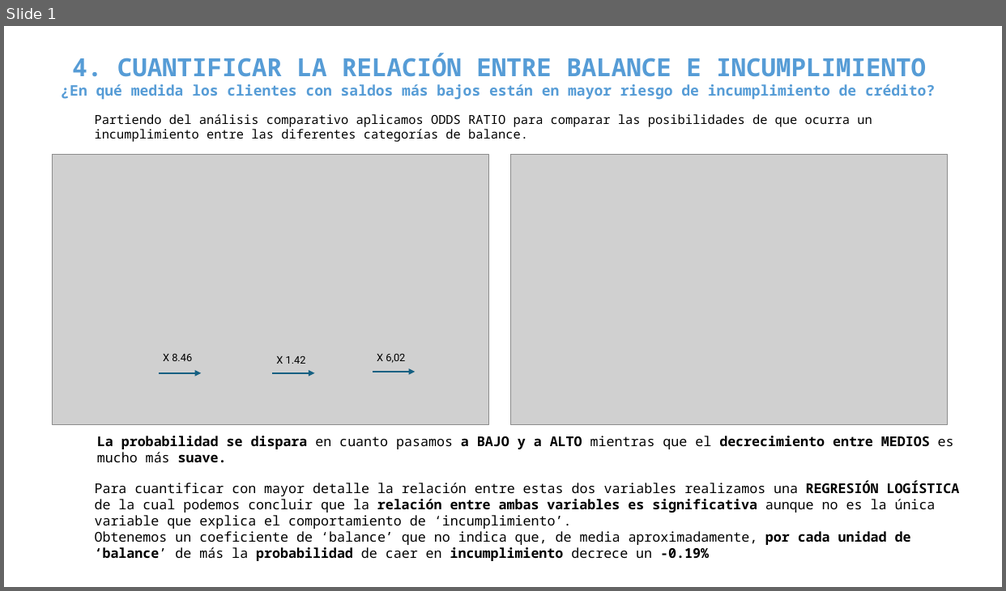
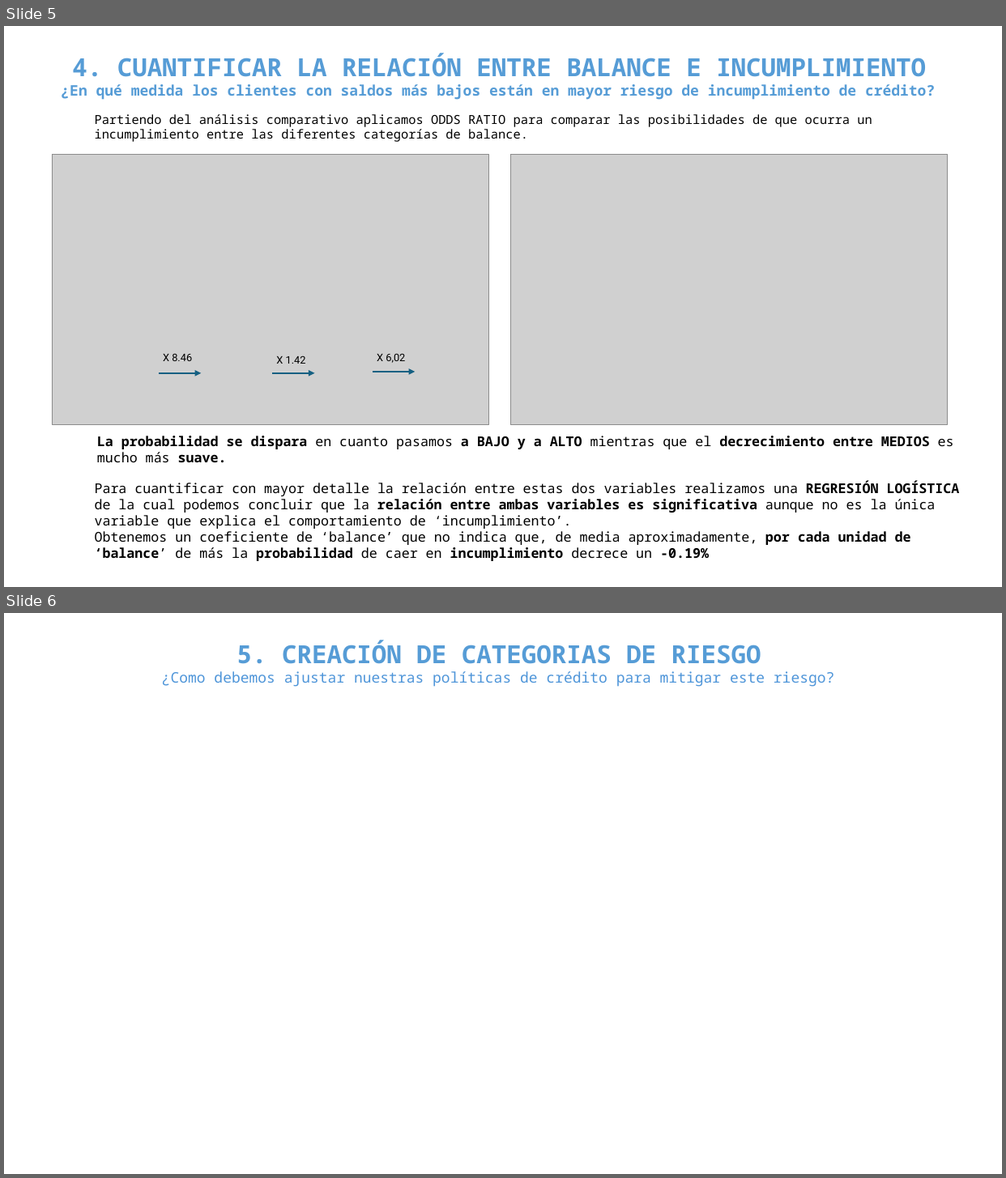
Before and after one commit to MarinaTorba/PersonalDataProrjects, a slide deck: Equip_B/results/ppt sprint1 FINANCES.pptx. Shown one above the other, each under a label of ours: slide 1 before the commit, slides 5 and 6 after it. The pictures are 1006x591 and 1006x1178 pixels, drawn with LibreOffice and Linux fonts; fonts in the diff are those of the drawing; grey boxes stand for pictures. Boxes give left, top, right and bottom in pixels: in the first picture for what was removed or moved away, otherwise in the second. Text is boxed around its words. In the diff, an @@ line names an element or a change of style, - is before the commit and + after.

```diff
--- a/Equip_B/results/ppt sprint1 FINANCES.pptx
+++ b/Equip_B/results/ppt sprint1 FINANCES.pptx
@@ slide 6 added at box(4, 613, 1002, 1174), background #FFFFFF @@
@@ text added at box(162, 640, 835, 687), 14 pt, text #4E95D9 @@
+5. CREACIÓN DE CATEGORIAS DE RIESGO
+¿Como debemos ajustar nuestras políticas de crédito para mitigar este riesgo?
@@ what was slide 1 is now slide 5 @@
```
Also in this commit, not shown: 4 other slides added.
